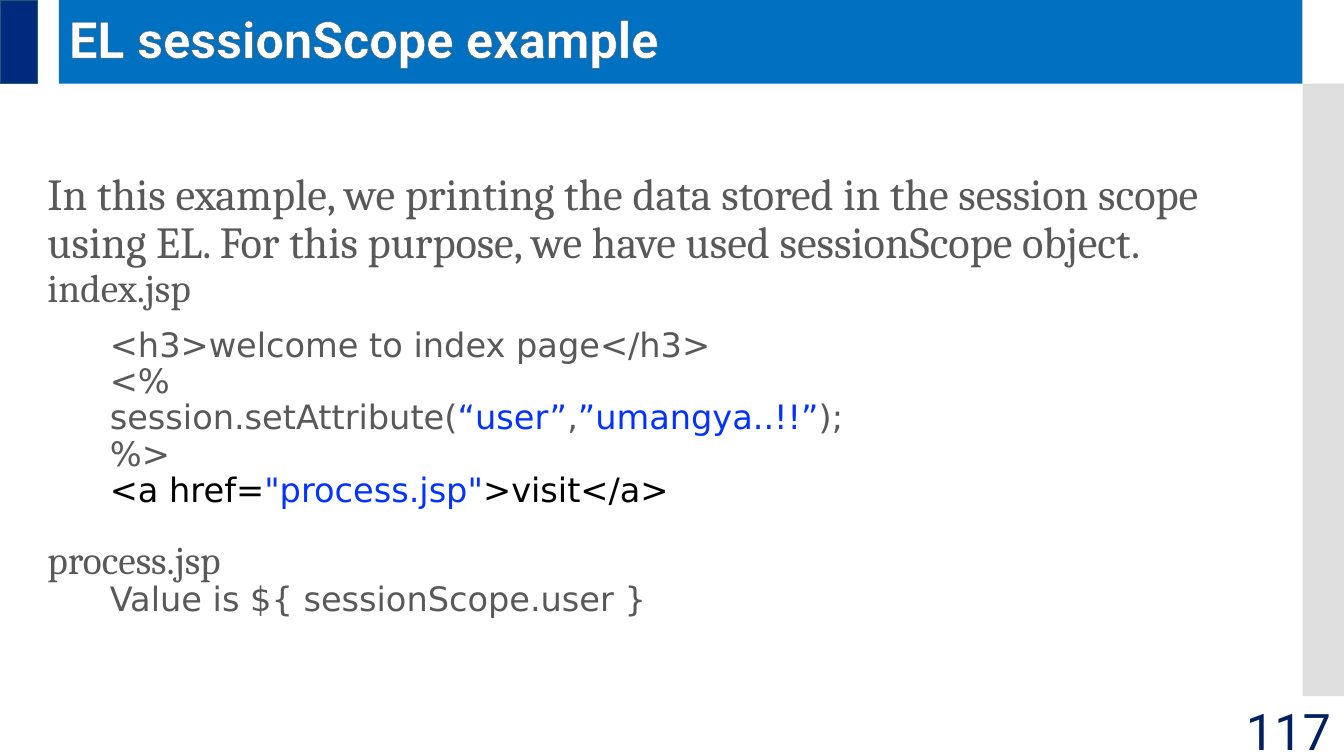
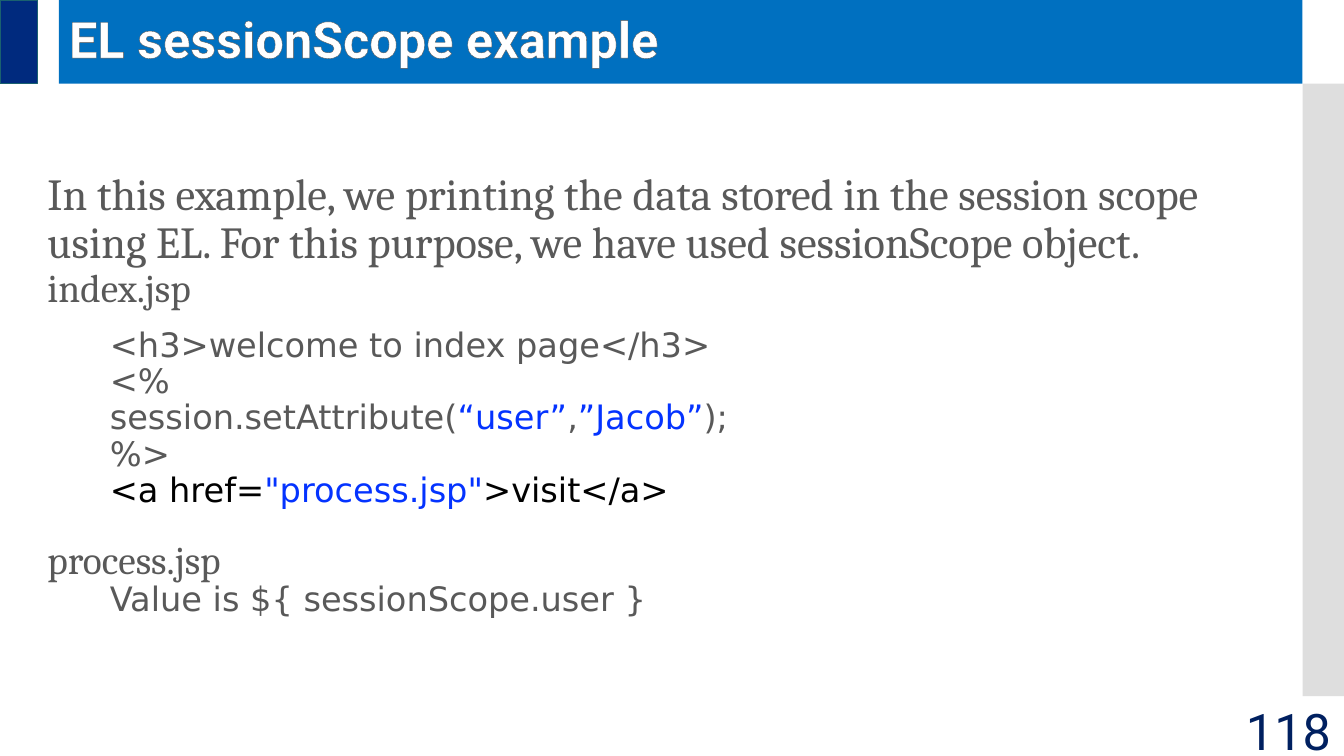
Before and after one commit to jrambasana/AJP2022-material, a slide deck: slide 118 of AJP Slides/AJP (01ce0502) - Unit 5 - JSP.pptx (slide 117 before the commit). Drawn at 1344x756 pixels with LibreOffice and Linux fonts; fonts in the diff are those of the drawing. Boxes give left, top, right and bottom in pixels: in the first picture for what was removed or moved away, otherwise in the second. Text is boxed around its words. In the diff, an @@ line names an element or a change of style, - is before the commit and + after.

```diff
--- a/AJP Slides/AJP (01ce0502) - Unit 5 - JSP.pptx
+++ b/AJP Slides/AJP (01ce0502) - Unit 5 - JSP.pptx
@@ text at [110,403,728,436]: text changed @@
-session.setAttribute(“user”,”umangya..!!”);
+session.setAttribute(“user”,”Jacob”);
@@ page number at [1246,713,1331,751]: text changed @@
-117
+118
```
Also in this commit, not shown: 1 other slide changed, 1 slide added, 4 other files.
